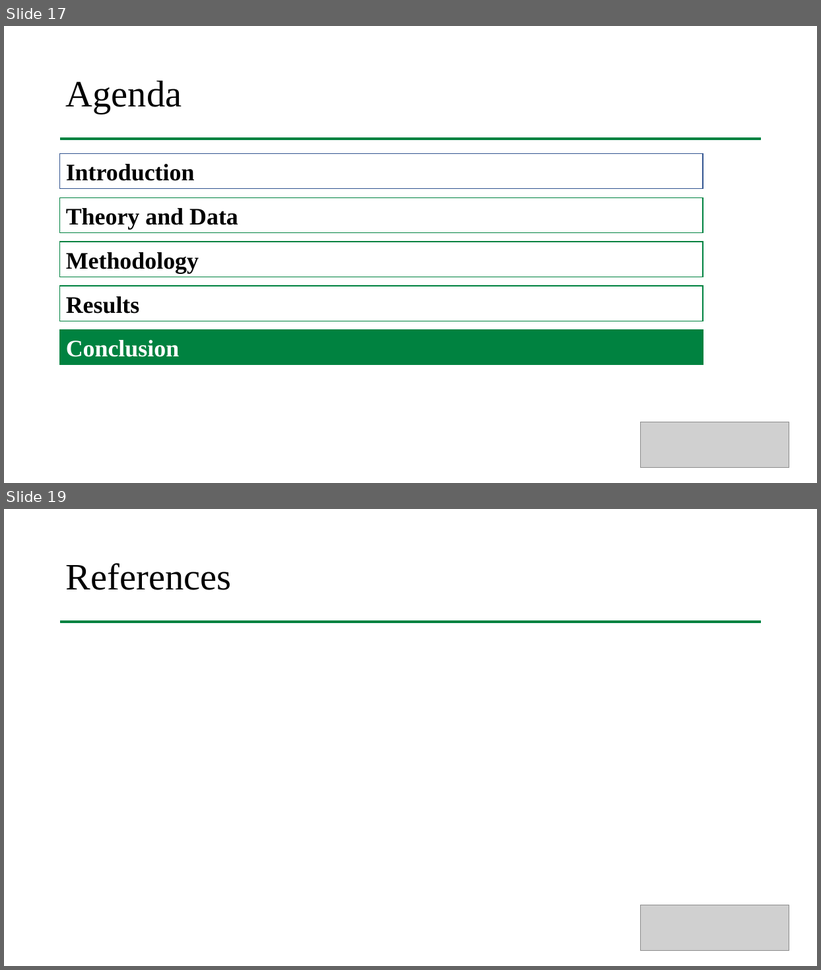
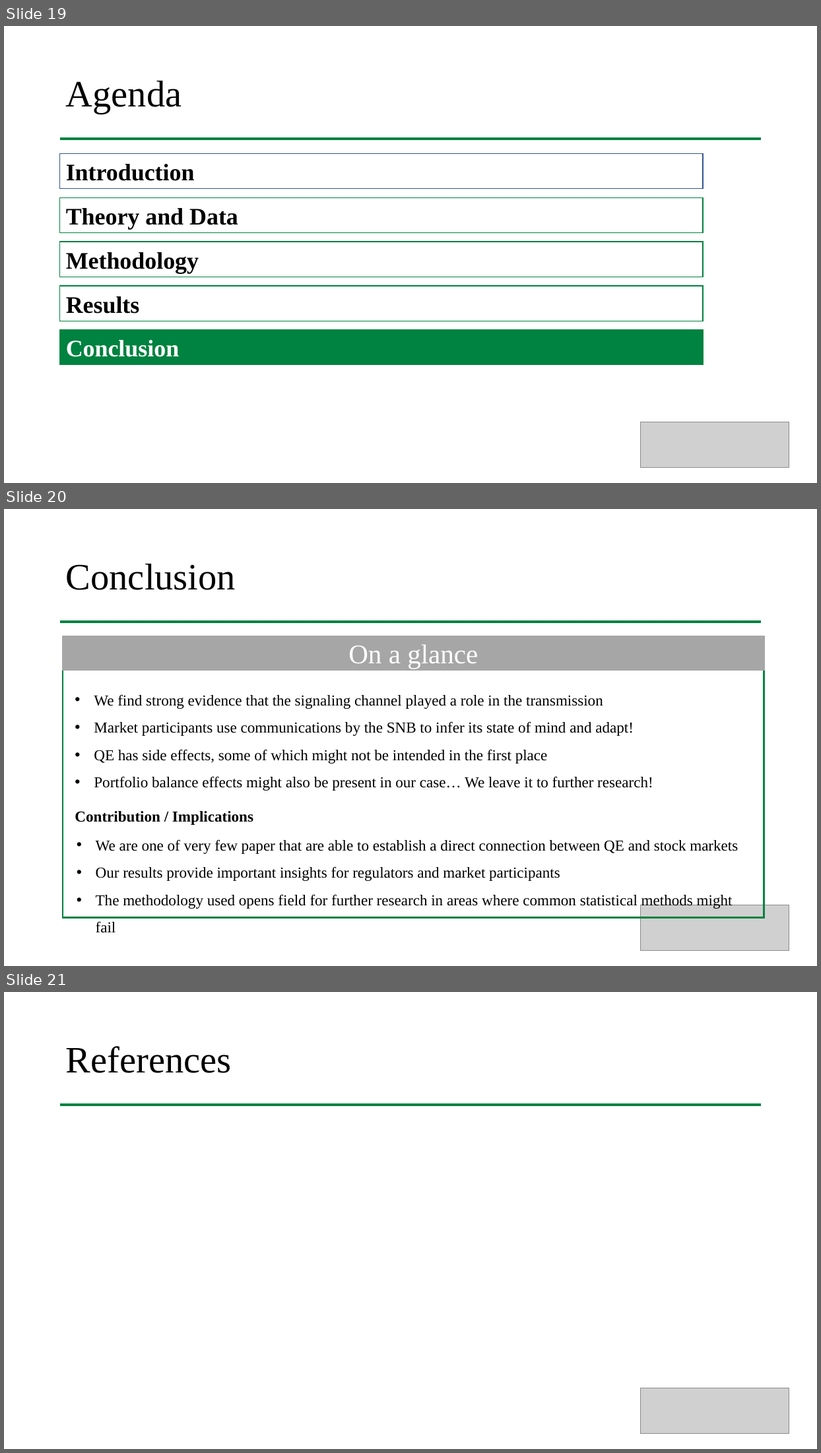
Before and after one commit to larsphilipp/ResSem19, a slide deck: Plots/Presentation_Stauffenegger_Woessner.pptx. Shown one above the other, each under a label of ours: slides 17 and 19 before the commit, slides 19, 20 and 21 after it; the slides between them are not shown. The pictures are 821x970 and 821x1453 pixels, drawn with LibreOffice and Linux fonts; fonts in the diff are those of the drawing; grey boxes stand for pictures. Boxes give left, top, right and bottom in pixels: in the first picture for what was removed or moved away, otherwise in the second. Text is boxed around its words. In the diff, an @@ line names an element or a change of style, - is before the commit and + after.

Commit message:
updated

```diff
--- a/Plots/Presentation_Stauffenegger_Woessner.pptx
+++ b/Plots/Presentation_Stauffenegger_Woessner.pptx
@@ slide 20 added at box(4, 509, 817, 966), background #FFFFFF @@
@@ title added at box(66, 563, 236, 590), 44 pt, text #000000 @@
+Conclusion
@@ line added from (60, 622) to (762, 622), #008240 3.5 pt @@
@@ rectangle added at box(63, 636, 765, 669), fill #A6A6A6, outline #A6A6A6 2 pt, 32 pt, text #FFFFFF @@
+On a glance
@@ rectangle added at box(63, 669, 765, 918), outline #008240 2 pt @@
@@ text added at box(94, 694, 653, 791), 18 pt, text #000000 @@
+• We find strong evidence that the signaling channel played a role in the transmission
+• Market participants use communications by the SNB to infer its state of mind and adapt!
+• QE has side effects, some of which might not be intended in the first place
+• Portfolio balance effects might also be present in our case… We leave it to further research!
@@ text added at box(75, 811, 253, 825), 18 pt, text #000000, bold @@
+Contribution / Implications
@@ text added at box(96, 840, 738, 909), 18 pt, text #000000 @@
+• We are one of very few paper that are able to establish a direct connection between QE and stock markets
+• Our results provide important insights for regulators and market participants
+• The methodology used opens field for further research in areas where common statistical methods might fail
@@ picture added at box(640, 906, 789, 951) @@
@@ what was slide 17 is now slide 19 @@
@@ what was slide 19 is now slide 21 @@
```
Also in this commit, not shown: 2 other slides added, 1 slide removed.
